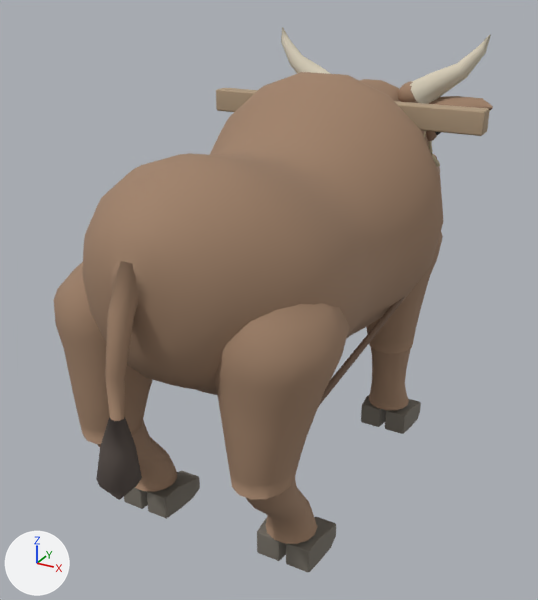
One commit to the glTF model Taierzhuang1938/Model/OxCart/Model_WorkingOx.glb: the scene before it, then after it.
Rendered twice from a 50 mm lens placed at (1.62, 1.06, 2.51), pointed at (-0.11, 4.21, 0.94). Arrows for +X, +Y and +Z are at lower left; the lights stay in place. The picture after the commit comes second. Where no turn or scale is listed for an object, it has been applied to the vertices. Vertices at exactly the same position are counted once.

In view in the first picture: 'OxBodyOxBrownCoat', 'OxHarnessHorseMane', 'OxHarnessOxBrownCoat.001', 'OxHarnessWornLeather', 'OxHarnessWornWoodEdges', 'OxHeadOxBrownCoat', 'OxHeadOxHorn', 'OxLegHornAndHoof.003', 'OxLegOxBrownCoat.002', 'OxLegOxBrownCoat.003', 'OxLegOxBrownCoat.004', 'OxLegOxBrownCoat.005', 'OxLegOxBrownCoat.006', 'OxLegOxBrownCoat.007' and 5 more.
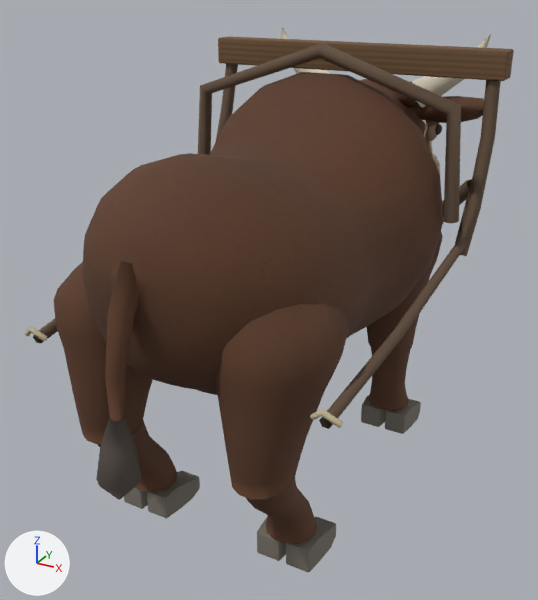
Patch to the scene script:
```diff
--- a/Taierzhuang1938/Model/OxCart/Model_WorkingOx.glb.py
+++ b/Taierzhuang1938/Model/OxCart/Model_WorkingOx.glb.py
@@ img_oxcoatmottle @@
+img_oxcoatmottle = load_image('OxCoatMottle', '_unpacked/OxCoatMottle', 256, 256, 'sRGB')
@@ img_wornelmgrain @@
+img_wornelmgrain = load_image('WornElmGrain', '_unpacked/WornElmGrain', 256, 256, 'sRGB')
@@ mat_oxbrowncoat @@
 mat_oxbrowncoat = principled_material('OxBrownCoat')
-mat_oxbrowncoat.base_color = (0.35, 0.22, 0.14)  # beige #a08169
+mat_oxbrowncoat.texture = img_oxcoatmottle
 mat_oxbrowncoat.roughness = 0.86
@@ mat_wornwoodedges @@
 mat_wornwoodedges = principled_material('WornWoodEdges')
-mat_wornwoodedges.base_color = (0.43, 0.32, 0.21)  # beige #af997e
+mat_wornwoodedges.texture = img_wornelmgrain
 mat_wornwoodedges.roughness = 0.86
@@ mat_oxbrowncoat_001 @@
+mat_oxbrowncoat_001 = bpy.data.materials.new('OxBrownCoat.001')
+# uses the picture img_oxcoatmottle
@@ me_oxshafttrace_1 @@
 # used by ob_oxharnesswornleather; location = (0.0, 0.0, 0.0)
-me_oxshafttrace_1.from_pydata(...)  # 54 vertices, 72 faces; spans x -0.548..0.548, y 3.428..4.676, z 0.874..1.858
+me_oxshafttrace_1.from_pydata(...)  # 126 vertices, 192 faces; spans x -0.803..0.803, y 3.157..5.169, z 1.006..2.106
+# me_oxshafttrace_1 part 1: 54 vertices removed from x -0.548..0.548, y 3.428..4.676, z 0.874..1.858; 126 vertices added at x -0.803..0.803, y 3.157..5.169, z 1.006..2.106
 me_oxshafttrace_1.materials.append(mat_wornleather)
@@ me_cube_054 @@
 # used by ob_oxharnesswornwoodedges; location = (0.0, 4.82, 1.84)
-me_cube_054.from_pydata(...)  # 24 vertices, 44 faces; spans x -0.77..0.77, y -0.05..0.05, z -0.06..0.06
+me_cube_054.from_pydata(...)  # 24 vertices, 44 faces; spans x -0.82..0.82, y -0.06..0.06, z -0.07..0.07
+# me_cube_054 part 2: the whole mesh is scaled about its middle by (1.07, 1.33, 1.18)
 me_cube_054.materials.append(mat_wornwoodedges)
@@ me_oxtailmesh @@
 me_oxtailmesh.from_pydata(...)  # 40 vertices, 76 faces; spans x -0.05..0.054, y 2.826..3.053, z 0.979..1.584
-me_oxtailmesh.materials.append(mat_oxbrowncoat)  # beige #a08169
+me_oxtailmesh.materials.append(mat_oxbrowncoat_001)
@@ me_oxshoulderharness @@
+me_oxshoulderharness.from_pydata(...)  # 30 vertices, 48 faces; spans x -0.75..0.75, y 4.5..4.58, z 1.38..2.17
+me_oxshoulderharness.materials.append(mat_wornleather)  # brown #614d3d
@@ ob_oxharnesswornwoodedges @@
 ob_oxharnesswornwoodedges = bpy.data.objects.new('OxHarnessWornWoodEdges', me_cube_054)
-ob_oxharnesswornwoodedges.location = (0.0, 4.82, 1.84)
+ob_oxharnesswornwoodedges.location = (0.0, 4.95, 2.1)
@@ ob_oxharnesswornleather_001 @@
+ob_oxharnesswornleather_001 = bpy.data.objects.new('OxHarnessWornLeather.001', me_oxshoulderharness)
+ob_oxharnesswornleather_001.location = (0.0, 0.0, 0.024)
```

Where the change shows, as pixel boxes (x1, y1, x2, y2) in the pictures (538 x 600 px):
'OxBodyOxBrownCoat', surface changed (beige to brown): (83, 72, 443, 395) in both
'OxLegOxBrownCoat.006', surface changed (beige to brown): (214, 303, 350, 500) in both
'OxHarnessWornWoodEdges', surface changed, moved, rescaled (8% wider, 6% shorter): before (216, 88, 490, 136); after (218, 36, 514, 81)
'OxLegOxBrownCoat.002', surface changed (beige to brown): (53, 262, 153, 444) in both
'OxHarnessWornLeather', reshaped (mostly hidden before): before (318, 296, 405, 407); after (33, 64, 501, 429)
'OxHarnessWornLeather.001', added: after (198, 43, 461, 223)
'OxHarnessOxBrownCoat.001', surface changed, recoloured (beige to brown): (105, 261, 138, 421) in both
'OxLegOxBrownCoat.004', surface changed (beige to brown): (366, 232, 443, 354) in both
'OxLegOxBrownCoat.007', surface changed (beige to brown): (245, 478, 317, 544) in both
'OxHeadOxBrownCoat', surface changed: (360, 79, 484, 145) in both
'OxLegOxBrownCoat.005', surface changed (beige to brown): (369, 348, 411, 410) in both
'OxLegOxBrownCoat.003', surface changed (darker): (97, 420, 177, 492) in both
'OxHarnessOxBrownCoat', surface changed: (426, 121, 439, 126) in both
'OxHeadOxHorn', unchanged, covered by the edit: before (281, 27, 491, 104); after (281, 27, 491, 108)
